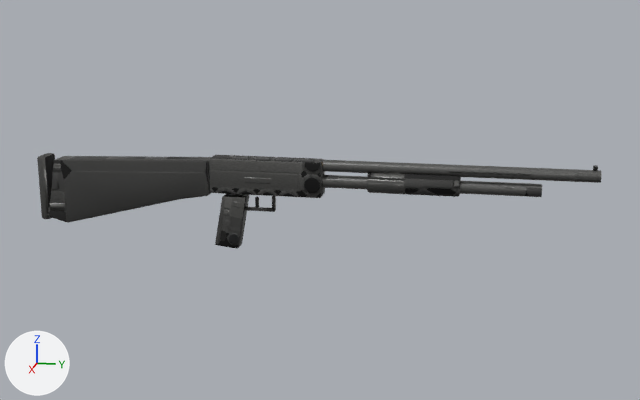
Before and after pictures for a commit that changed the Blender file Assets/Blender/WeaponShotgun.blend.
Rendered twice from a 50 mm camera at (1.605, 0.352, 0.504) aimed at (-0.007, 0.029, 0.101). Arrows for +X, +Y and +Z are at lower left; the lights stay in place. The picture after the commit comes second.

In view in the first picture: 'SM_WeaponShotgun'.
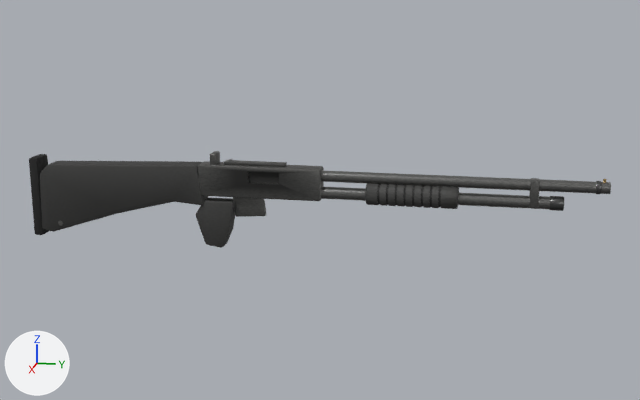
Location of each change, (x1, y1, x2, y2) in pixels of the pictures (640 x 400 px; the box of a moved part takes in the faces that stretch with it):
'SM_WeaponShotgun', reshaped: before (37, 153, 602, 249); after (29, 151, 611, 248)
part 1 of me_cube, added: after (321, 170, 611, 194)
part 2 of me_cube, added: after (321, 186, 550, 209)
part 3 of me_cube, moved or reshaped: before (272, 196, 276, 211); after (529, 178, 540, 208)
part 4 of me_cube, added: after (210, 151, 220, 165)
part 5 of me_cube, moved or reshaped: before (245, 207, 275, 212); after (224, 160, 287, 167)
part 6 of me_cube, moved or reshaped (not visible afterwards): before (37, 153, 55, 219)
part 7 of me_cube, moved or reshaped (not visible afterwards): before (255, 197, 259, 207)
part 8 of me_cube, rebuilt: before (367, 172, 461, 197); after (365, 183, 459, 209)
part 9 of me_cube, rebuilt: before (49, 156, 211, 223); after (40, 161, 208, 232)
part 10 of me_cube, rebuilt (9% wider, 7% shorter): before (209, 155, 325, 198); after (198, 161, 324, 201)
part 11 of me_cube, rebuilt (14% wider, 9% shorter): before (215, 194, 249, 249); after (196, 198, 235, 248)
part 12 of me_cube, added: after (596, 181, 602, 194)
part 13 of me_cube, added: after (549, 196, 564, 211)
part 14 of me_cube, added: after (233, 197, 266, 217)
part 15 of me_cube, added: after (29, 154, 49, 235)
part 16 of me_cube, deleted: before (322, 160, 602, 197)

The change, as a diff of the scene's bpy script:
```diff
--- a/Assets/Blender/WeaponShotgun.blend.py
+++ b/Assets/Blender/WeaponShotgun.blend.py
@@ me_cube @@
 # used by ob_sm_weaponshotgun; location = (0.0, 0.0, 0.0)
-me_cube.from_pydata(...)  # 620 vertices, 544 faces; spans x -0.022..0.022, y -0.538..0.538, z 0.0..0.189
+me_cube.from_pydata(...)  # 2406 vertices, 1654 faces; spans x -0.023..0.023, y -0.555..0.555, z 0.0..0.186
+# me_cube part 1: a new loose piece, a 24-sided cylinder along y spanning x -0.01..0.011, y 0.035..0.555, z 0.139..0.16, in mat_m_weaponshotgun
+# me_cube part 2: a new loose piece, a 24-sided cylinder along y spanning x -0.011..0.012, y 0.035..0.455, z 0.106..0.129, in mat_m_weaponshotgun
+# me_cube part 3: the loose piece of 56 vertices spanning x -0.004..0.004, y -0.063..-0.057, z 0.078..0.106 is scaled about its middle by (3.44, 2.8, 1.78), then moved by (0.0, 0.485, 0.043)
+# me_cube part 4: the loose piece of 56 vertices spanning x -0.004..0.004, y -0.063..-0.057, z 0.078..0.106 is copied, and the copy is scaled about its middle by (4.02, 2, 0.735), then moved by (0.0, -0.115, 0.084); it spans x -0.015..0.015, y -0.181..-0.169, z 0.164..0.186
+# me_cube part 5: the loose piece of 56 vertices spanning x -0.004..0.004, y -0.128..-0.058, z 0.076..0.082 is scaled about its middle by (2.15, 1.73, 1), then moved by (0.0, -0.002, 0.09)
+# me_cube part 6: the loose piece of 56 vertices spanning x -0.022..0.022, y -0.538..-0.518, z 0.04..0.17 is turned 15 degrees about the x axis through its middle and scaled by 0.167, then moved by (0.0, 0.409, -0.018)
+# me_cube part 7: the loose piece of 56 vertices spanning x -0.003..0.003, y -0.096..-0.09, z 0.083..0.103 is scaled about its middle by (2.61, 1, 0.471), then moved by (0.0, -0.052, 0.076)
+# me_cube part 8: the loose piece of 120 vertices spanning x -0.021..0.021, y 0.122..0.293, z 0.122..0.164 is rebuilt with 1322 vertices and now spans x -0.022..0.022, y 0.12..0.29, z 0.098..0.142
+# me_cube part 9: the loose piece of 68 vertices spanning x -0.021..0.021, y -0.522..-0.183, z 0.035..0.174 is rebuilt with 88 vertices and now spans x -0.021..0.021, y -0.54..-0.196, z 0.014..0.164
+# me_cube part 10: the loose piece of 56 vertices spanning x -0.02..0.02, y -0.183..0.037, z 0.11..0.18 is rebuilt with 96 vertices and now spans x -0.018..0.018, y -0.205..0.035, z 0.103..0.165
+# me_cube part 11: the loose piece of 56 vertices spanning x -0.015..0.015, y -0.176..-0.111, z 0.0..0.105 is rebuilt with 76 vertices and now spans x -0.016..0.016, y -0.214..-0.136, z 0.0..0.094
+# me_cube part 12: a new loose piece of 144 vertices spanning x -0.012..0.012, y 0.531..0.539, z 0.137..0.161, in mat_m_weaponshotgun
+# me_cube part 13: a new loose piece of 144 vertices spanning x -0.013..0.013, y 0.453..0.478, z 0.104..0.13, in mat_m_weaponshotgun
+# me_cube part 14: a new loose piece of 56 vertices spanning x -0.006..0.006, y -0.14..-0.075, z 0.062..0.104, in mat_m_weaponshotgun
+# me_cube part 15: a new loose piece of 56 vertices spanning x -0.023..0.023, y -0.555..-0.535, z 0.006..0.166, in mat_m_weaponshotgun
+# me_cube part 16: 80 vertices removed from x -0.012..0.012, y 0.037..0.538, z 0.128..0.181
+# other edits to the shape of me_cube do not show in these pictures
 me_cube.materials.append(mat_m_weaponshotgun)
```
